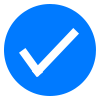
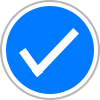
Revision of a layered w=100, h=100 image; what changed, layer by layer:
added layer "Ellipse 1 Kopie" above "Ellipse 1" over [0, 0, 100, 100]
painted on "Ellipse 1" over [0, 0, 100, 100]
